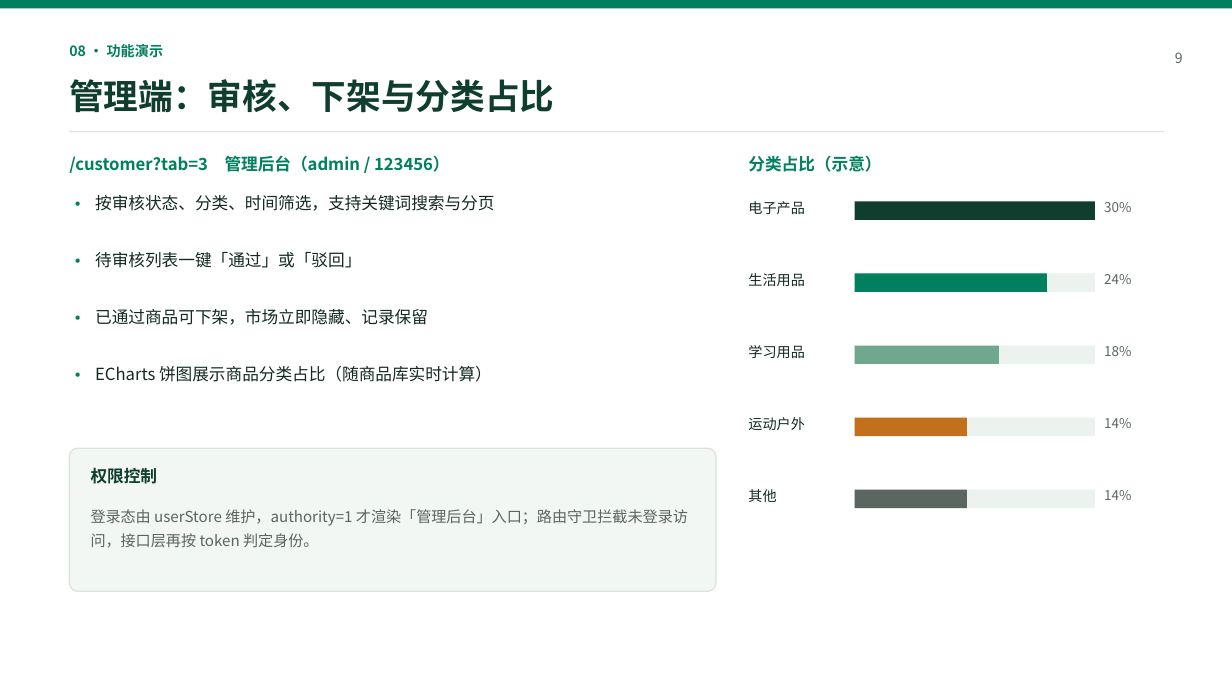
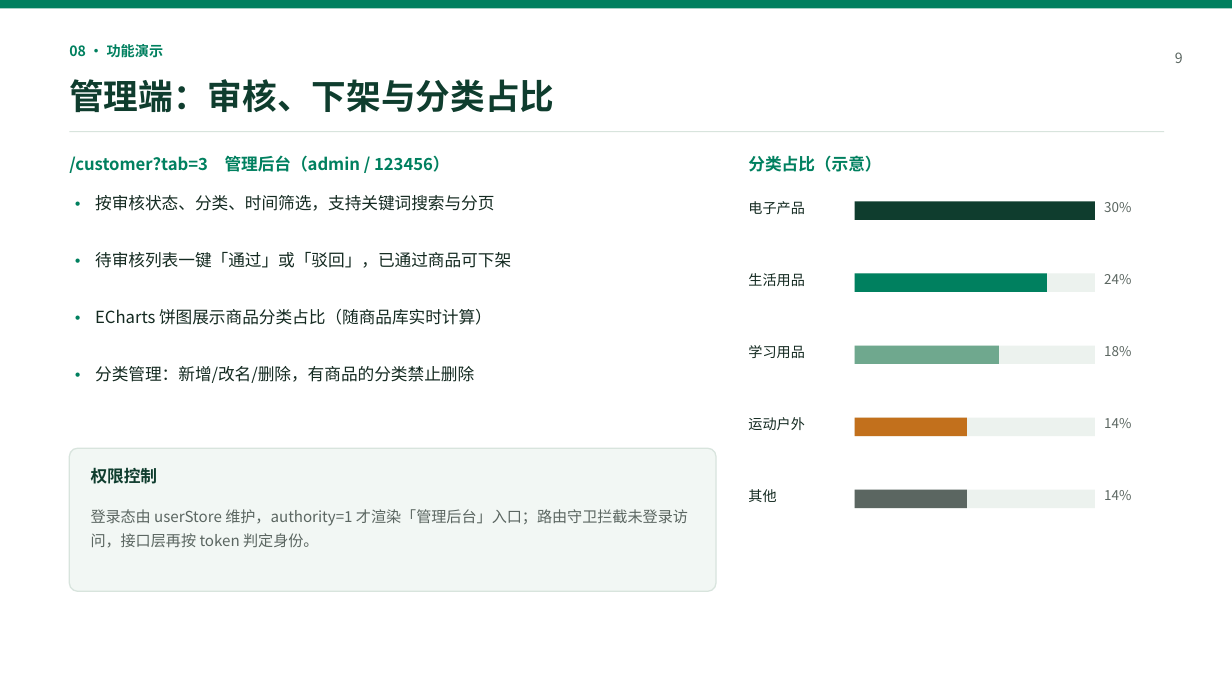
Before and after one commit to zhb0829/xianmao-frontend, a slide deck: slide 9 of docs/答辩PPT.pptx. Drawn at 1232x693 pixels with LibreOffice and Linux fonts; fonts in the diff are those of the drawing. Boxes give left, top, right and bottom in pixels: in the first picture for what was removed or moved away, otherwise in the second. Text is boxed around its words. In the diff, an @@ line names an element or a change of style, - is before the commit and + after.

```diff
--- a/docs/答辩PPT.pptx
+++ b/docs/答辩PPT.pptx
@@ text at (95, 252, 511, 268): text changed @@
-待审核列表一键「通过」或「驳回」
+待审核列表一键「通过」或「驳回」，已通过商品可下架
@@ text "ECharts 饼图展示商品分类占比（随商品库实时计算）": place and size @@
-text "ECharts 饼图展示商品分类占比（随商品库实时计算）" at (95, 366, 492, 382)
+text "ECharts 饼图展示商品分类占比（随商品库实时计算）" at (95, 309, 492, 325)
@@ text removed at (95, 309, 428, 325) @@
-已通过商品可下架，市场立即隐藏、记录保留
@@ text added at (95, 366, 474, 383), 13 pt, text #142A21 @@
+分类管理：新增/改名/删除，有商品的分类禁止删除
```
Also in this commit, not shown: 5 other slides changed, 4 other files.
